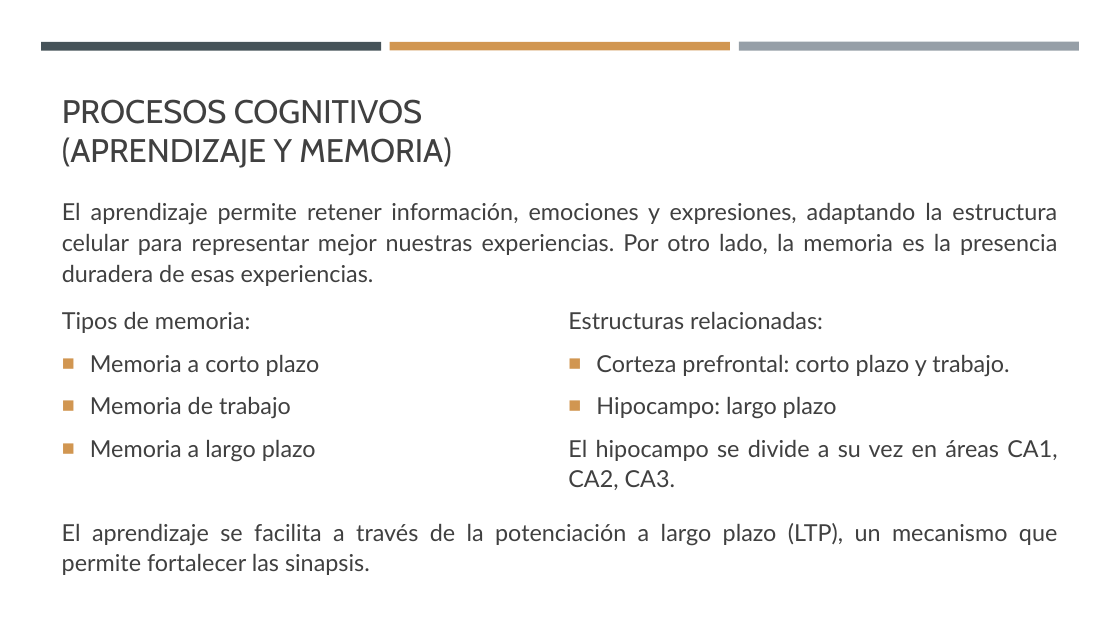
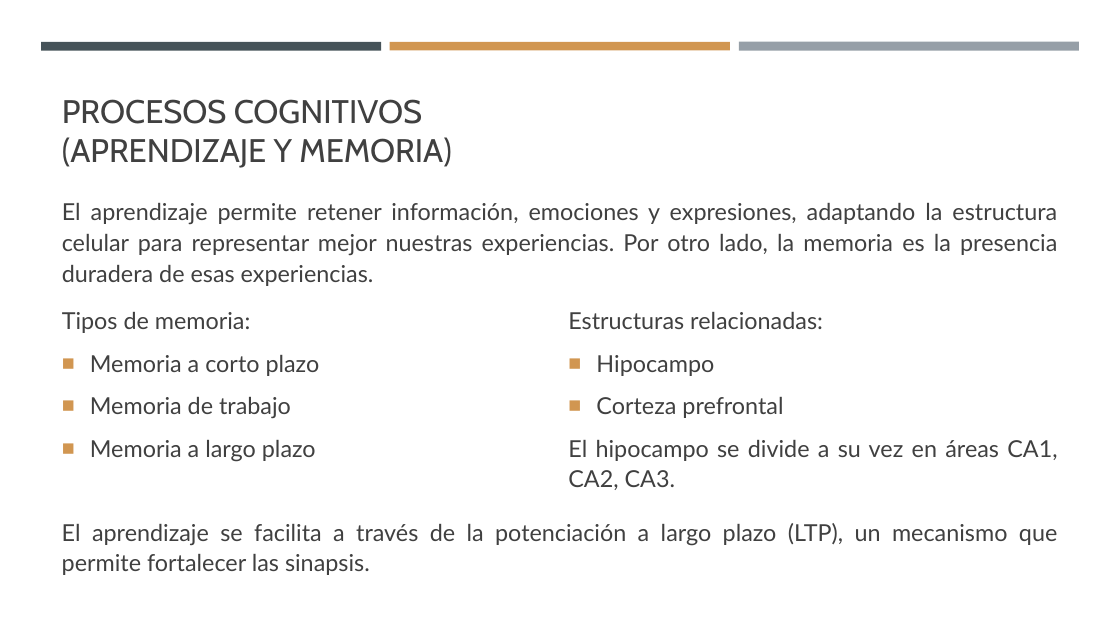
Before and after one commit to juanluserra/TFM-BigData, a slide deck: slide 21 of Resumen_2025-02-03.pptx (slide 22 before the commit). Drawn at 1120x630 pixels with LibreOffice and Linux fonts; fonts in the diff are those of the drawing. Boxes give left, top, right and bottom in pixels: in the first picture for what was removed or moved away, otherwise in the second. Text is boxed around its words. In the diff, an @@ line names an element or a change of style, - is before the commit and + after.

```diff
--- a/Resumen_2025-02-03.pptx
+++ b/Resumen_2025-02-03.pptx
@@ text at (596,355,783,418): text changed @@
-■ Corteza prefrontal: corto plazo y trabajo.
-■ Hipocampo: largo plazo
+■ Hipocampo
+■ Corteza prefrontal
```
Also in this commit, not shown: 1 other slide changed, 1 slide removed.
